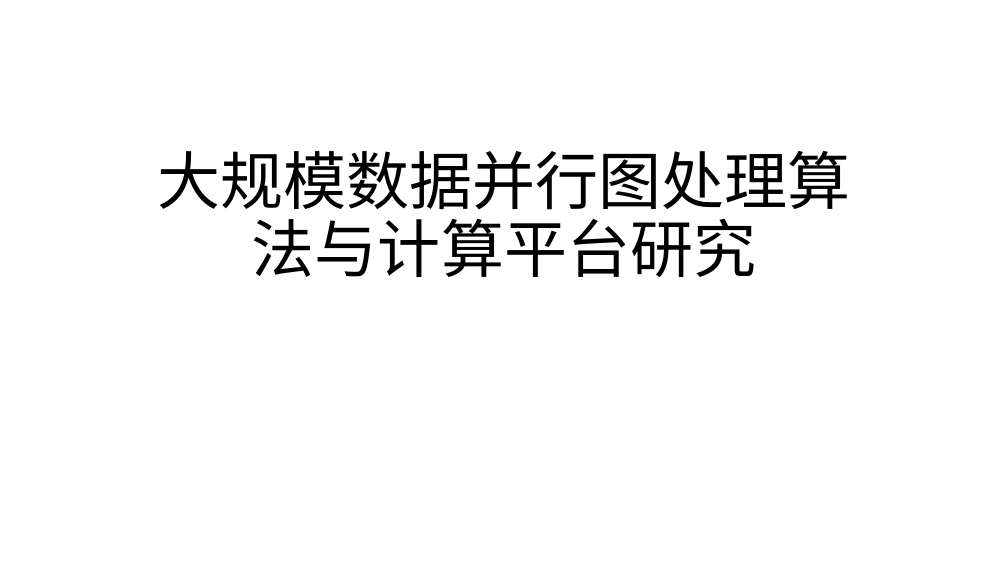
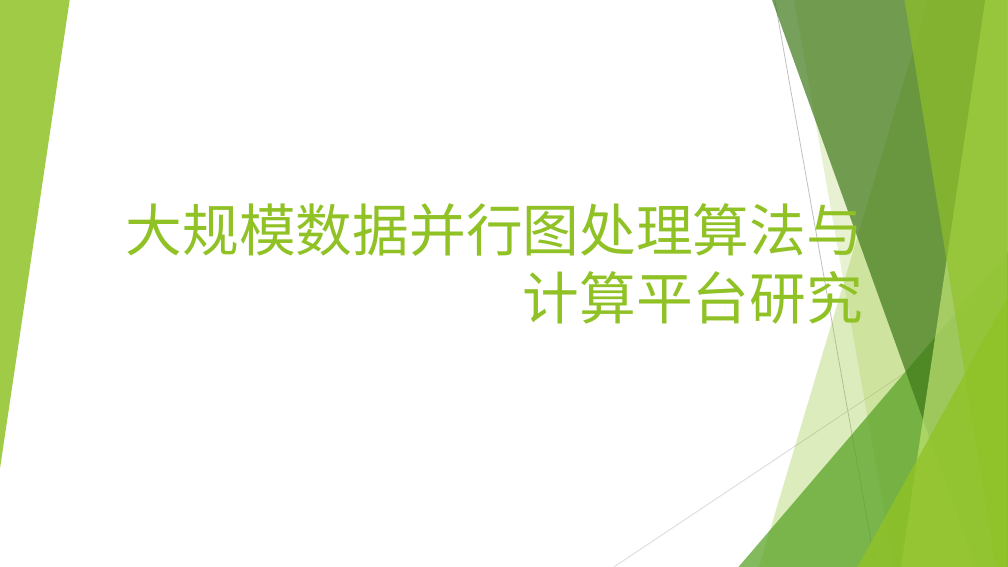
Before and after one commit to youli9056/MyPaper, a slide deck: slide 1 of 开题/大规模数据并行图处理算法与计算平台研究.pptx. Drawn at 1008x567 pixels with LibreOffice and Linux fonts; fonts in the diff are those of the drawing. Boxes give left, top, right and bottom in pixels: in the first picture for what was removed or moved away, otherwise in the second. Text is boxed around its words. In the diff, an @@ line names an element or a change of style, - is before the commit and + after.

```diff
--- a/开题/大规模数据并行图处理算法与计算平台研究.pptx
+++ b/开题/大规模数据并行图处理算法与计算平台研究.pptx
@@ group added at (0, 0, 1008, 567): 5 freeform shapes, 3 triangles, 2 lines @@
@@ title "大规模数据并行图处理算法与计算平台研究": place and size @@
-title "大规模数据并行图处理算法与计算平台研究" at (157, 151, 850, 277)
+title "大规模数据并行图处理算法与计算平台研究" at (126, 194, 863, 334)
@@ title "大规模数据并行图处理算法与计算平台研究" at (126, 194, 863, 334): size 60 to 54 pt, font Calibri to Karla, text colour #000000 to #90C226; alignment centre to right; line spacing 0.9 to 1 @@
```
Also in this commit, not shown: 16 other slides changed, 1 slide added, 1 other file.
